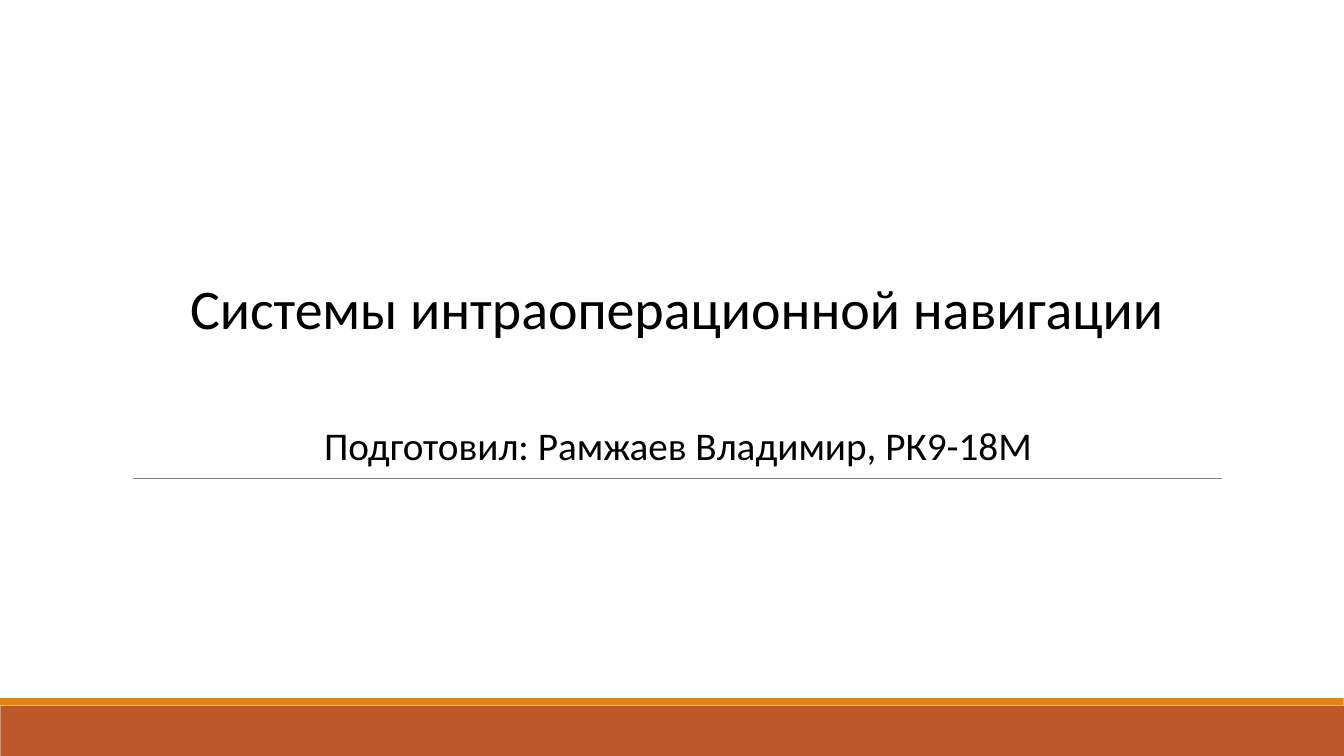
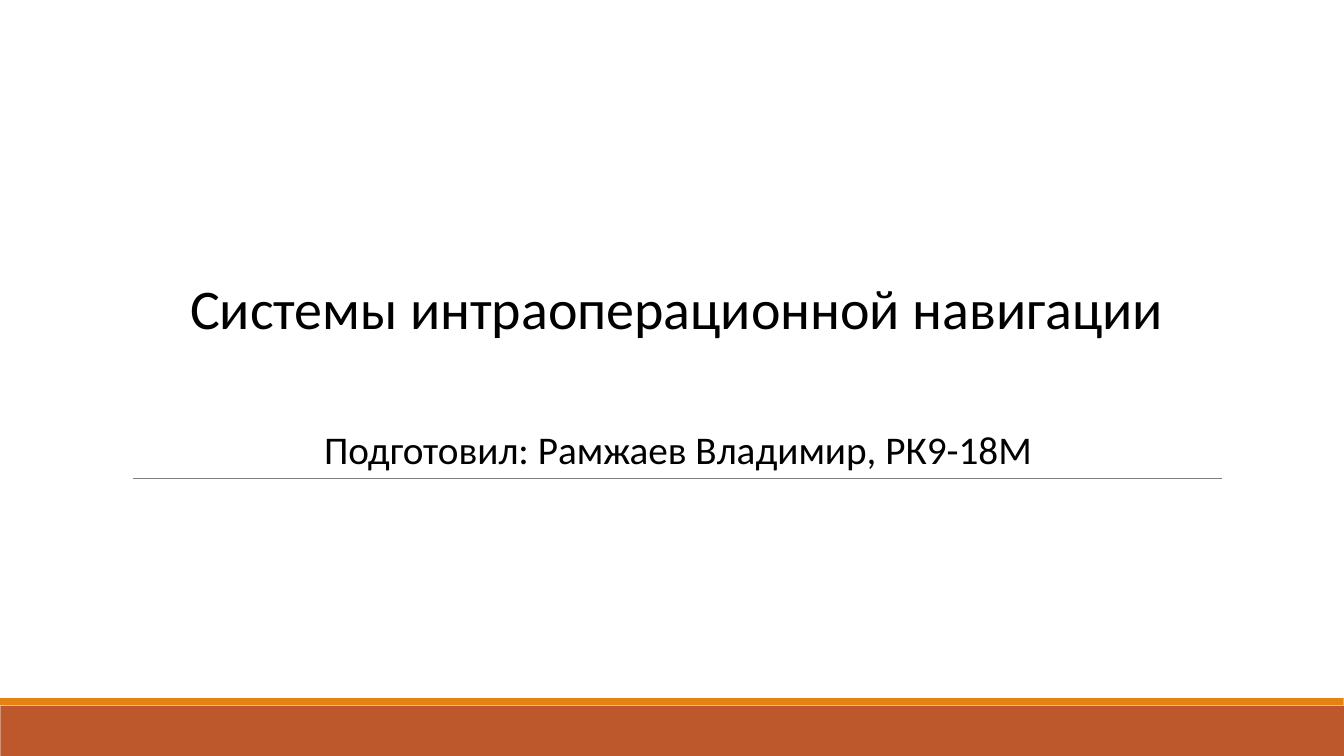
Before and after one commit to vladimirshilyaev/rk9students, a slide deck: slide 1 of doc/Ramzhaev/Presentation.pptx. Drawn at 1344x756 pixels with LibreOffice and Linux fonts; fonts in the diff are those of the drawing. Boxes give left, top, right and bottom in pixels: in the first picture for what was removed or moved away, otherwise in the second. Text is boxed around its words. In the diff, an @@ line names an element or a change of style, - is before the commit and + after.

```diff
--- a/doc/Ramzhaev/Presentation.pptx
+++ b/doc/Ramzhaev/Presentation.pptx
@@ text "Подготовил: Рамжаев Владимир, РК9-18М": place and size @@
-text "Подготовил: Рамжаев Владимир, РК9-18М" at (324,433,1031,467)
+text "Подготовил: Рамжаев Владимир, РК9-18М" at (324,437,1031,471)
```
Also in this commit, not shown: 7 other slides changed, 4 slides added, 1 slide removed, 7 other files.
